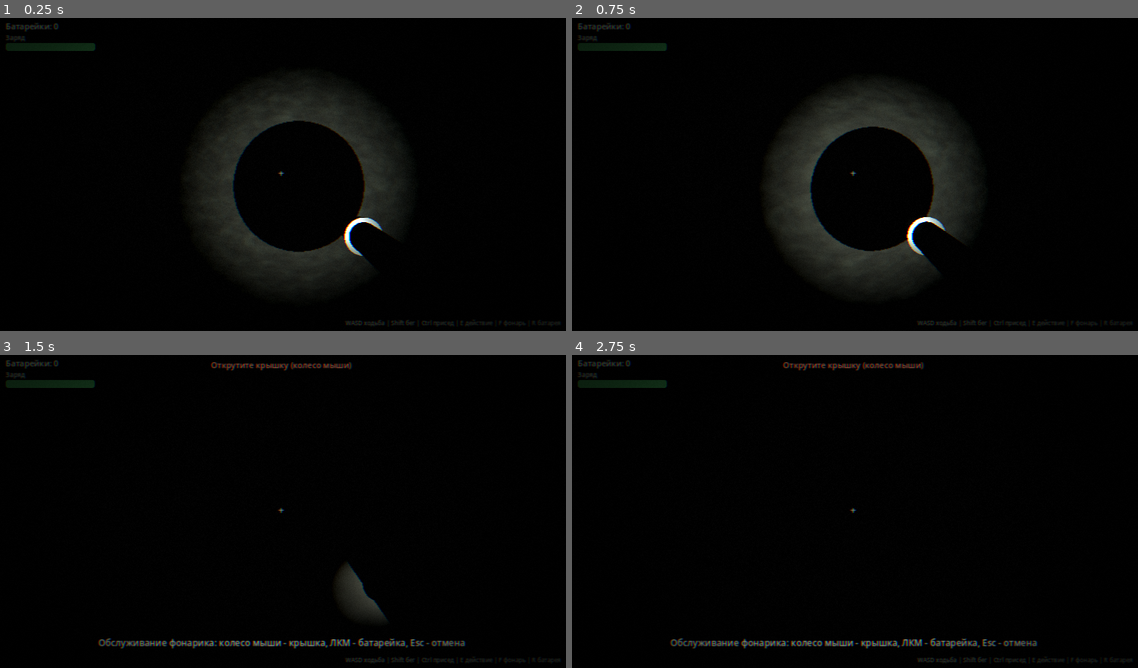
Above: before the commit, frames 1-4 (two rows, left to right).
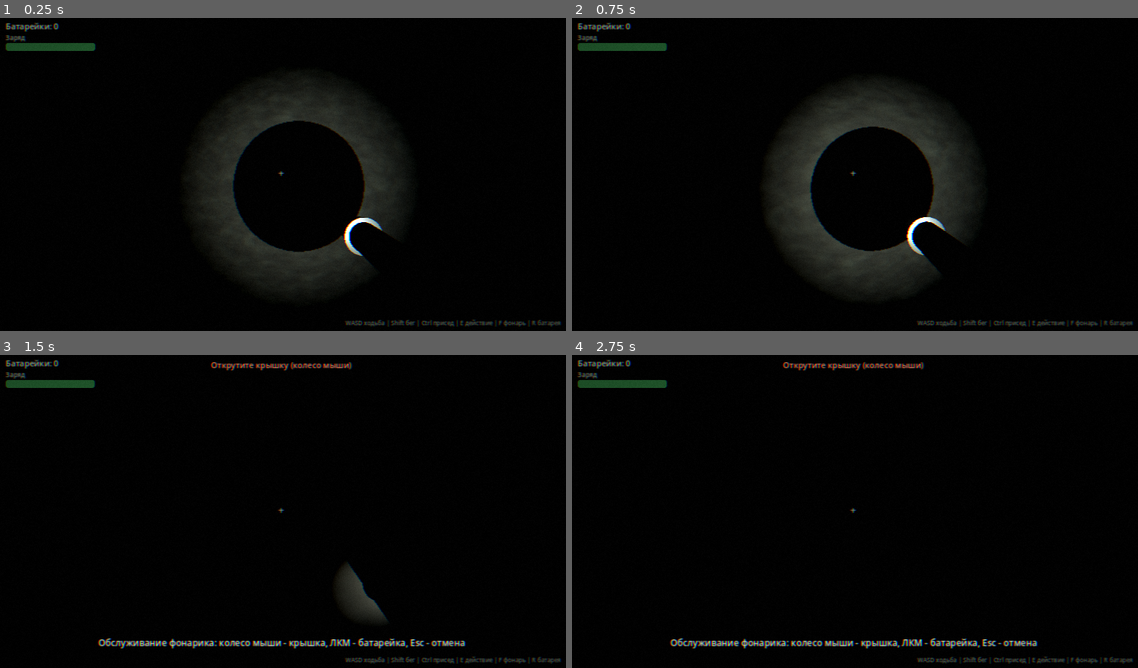
Above: after the commit, the same moments.

Repository: SlendStick/Snare
Game: Godot game, scene res://scenes/main.tscn
Two runs of this game, one before a commit and one after it. Both use one fixed random seed, a clock stepped at 60 frames per second and the inputs below.
Inputs (mouse positions are in pixels of both pictures, inside the frame that each line leads up to):
- Up to frame 1 (0.25 s): no input
- Up to frame 2 (0.75 s): tap Enter at 0.5 s; move the mouse to (883, 171) at 0.52 s; hold W (move_forward) from 0.53 s (still down); hold Ctrl (crouch) from 0.53 s (still down); click (883, 171) at 0.67 s
- Up to frame 3 (1.5 s): keep holding W (move_forward); tap Space at 0.77 s; move the mouse to (254, 511) at 1.27 s; release Ctrl (crouch) at 1.28 s; tap R (flashlight_service) at 1.35 s
- Up to frame 4 (2.75 s): keep holding W (move_forward); tap Space at 1.52, 2 s; move the mouse to (866, 505) at 2.02 s; hold F (flashlight_toggle) from 2.03 s (still down)

The runs differ from the first frame. In frame 1, 0.9% of the frame differs, in the area x 0-100%, y 1-99%; in frame 2, 0.9%; in frame 3, 2.2%; in frame 4, 2.2%.

Commit message:
Soften vignette heavily for debugging dark circle report
Co-authored-by: arena-agent <297053741+arena-agent@users.noreply.github.com>

Diff:
--- a/shaders/horror_postprocess.gdshader
+++ b/shaders/horror_postprocess.gdshader
@@ -31,10 +31,10 @@
 	float grain = (rand(uv * TIME * 60.0) - 0.5) * (grain_strength + fear * 0.05);
 	color += grain;
 
-	// Vignette: bright center, dark edges
-	float vig_x = dist * (1.0 + vignette_strength + fear * 0.5);
-	float vig = 1.0 - smoothstep(0.30 - fear * 0.05, 0.95, vig_x);
-	color *= mix(0.35, 1.0, vig);
+	// Vignette: bright center, dark edges (soft)
+	float vig_x = dist * (1.0 + vignette_strength * 0.5 + fear * 0.3);
+	float vig = 1.0 - smoothstep(0.45, 1.1, vig_x);
+	color *= mix(0.75, 1.0, vig);
 
 	// Fear tint: slight red/dark desaturation
 	vec3 fear_tint = vec3(color.r * 1.1, color.g * 0.85, color.b * 0.85);
